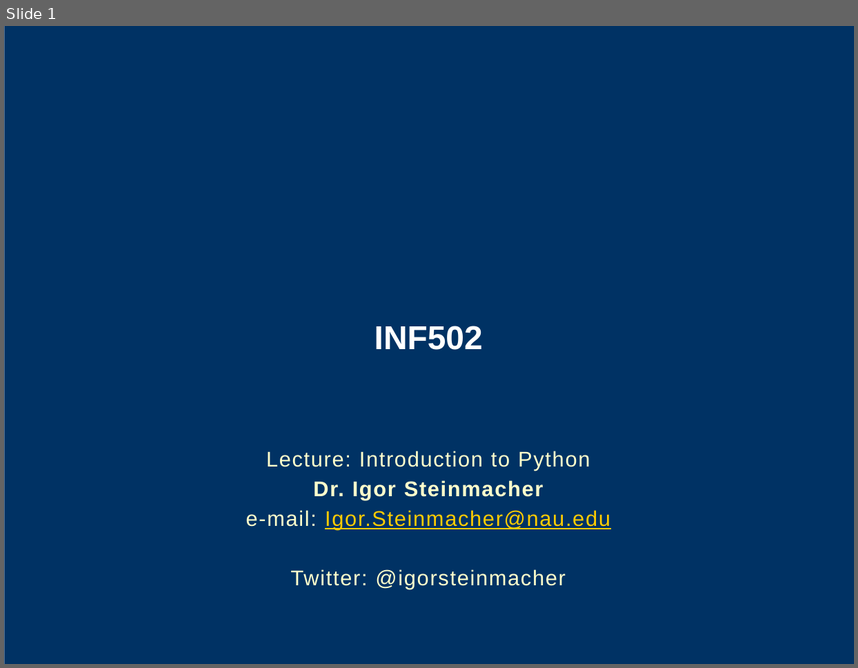
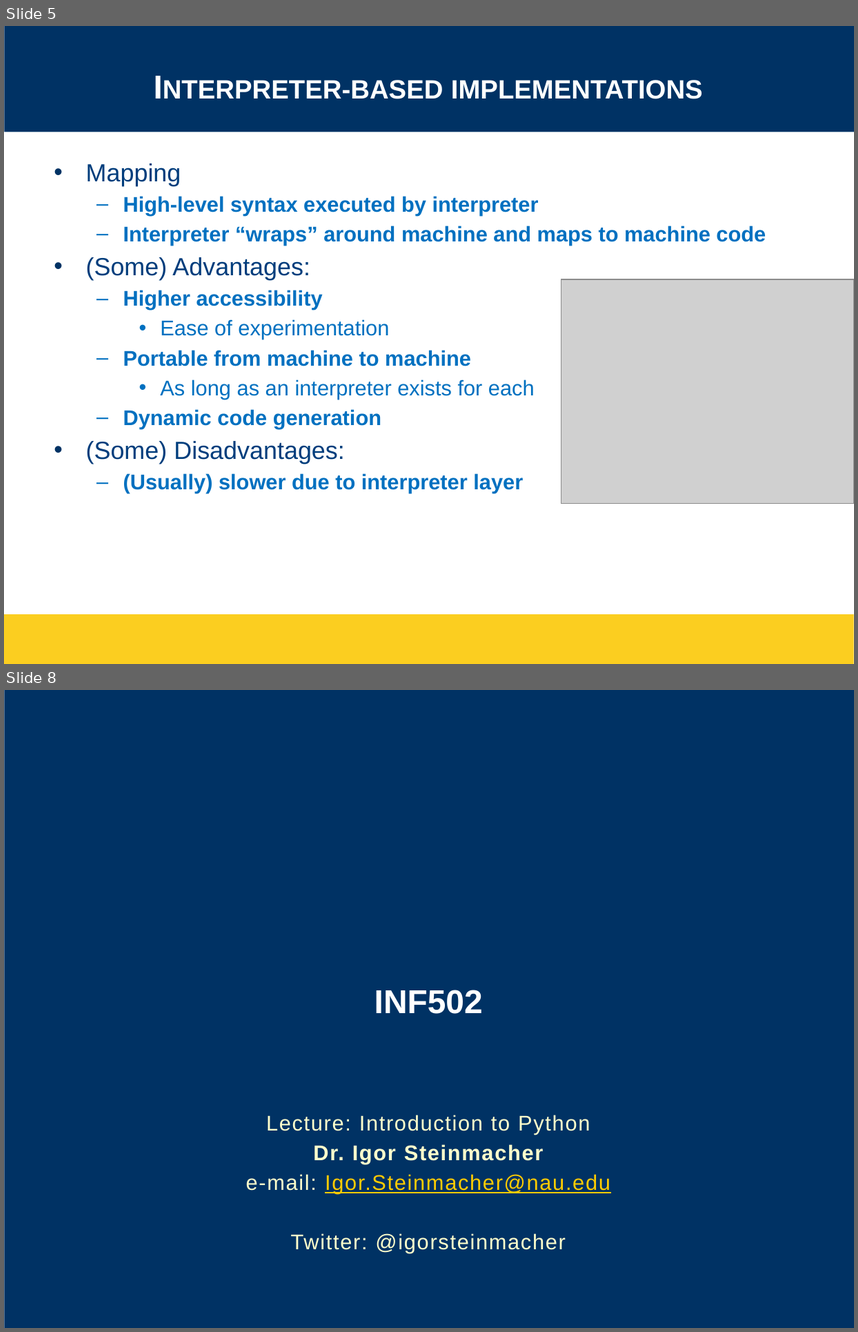
Before and after one commit to igorsteinmacher/INF502-Fall2020, a slide deck: slides/Python_ready_set_go.pptx. Shown one above the other, each under a label of ours: slide 1 before the commit, slides 5 and 8 after it; the slides between them are not shown. The pictures are 858x668 and 858x1332 pixels, drawn with LibreOffice and Linux fonts; fonts in the diff are those of the drawing; grey boxes stand for pictures; background and template pictures are left out. Boxes give left, top, right and bottom in pixels: in the first picture for what was removed or moved away, otherwise in the second. Text is boxed around its words. In the diff, an @@ line names an element or a change of style, - is before the commit and + after.

```diff
--- a/slides/Python_ready_set_go.pptx
+++ b/slides/Python_ready_set_go.pptx
@@ slide 5 added at box(4, 26, 854, 664), background #FFFFFF @@
@@ rectangle added at box(4, 26, 854, 132), fill #003264 @@
@@ title added at box(163, 80, 703, 99), 28 pt, text #FFFFFF, bold, small capitals @@
+Interpreter-based implementations
@@ rectangle added at box(4, 133, 854, 170), fill #FFFFFF @@
@@ text added at box(86, 163, 766, 493), 18 pt, text #0070C0, bold @@
+• Mapping
+  – High-level syntax executed by interpreter
+  – Interpreter “wraps” around machine and maps to machine code
+• (Some) Advantages:
+  – Higher accessibility
+    • Ease of experimentation
+  – Portable from machine to machine
+    • As long as an interpreter exists for each
+  – Dynamic code generation
+• (Some) Disadvantages:
+  – (Usually) slower due to interpreter layer
@@ picture added at box(561, 279, 854, 503) @@
@@ rectangle added at box(4, 615, 854, 664), fill #FBCE20 @@
@@ what was slide 1 is now slide 8 @@
```
Also in this commit, not shown: 1 slide changed, 6 other slides added, 27 other files.
